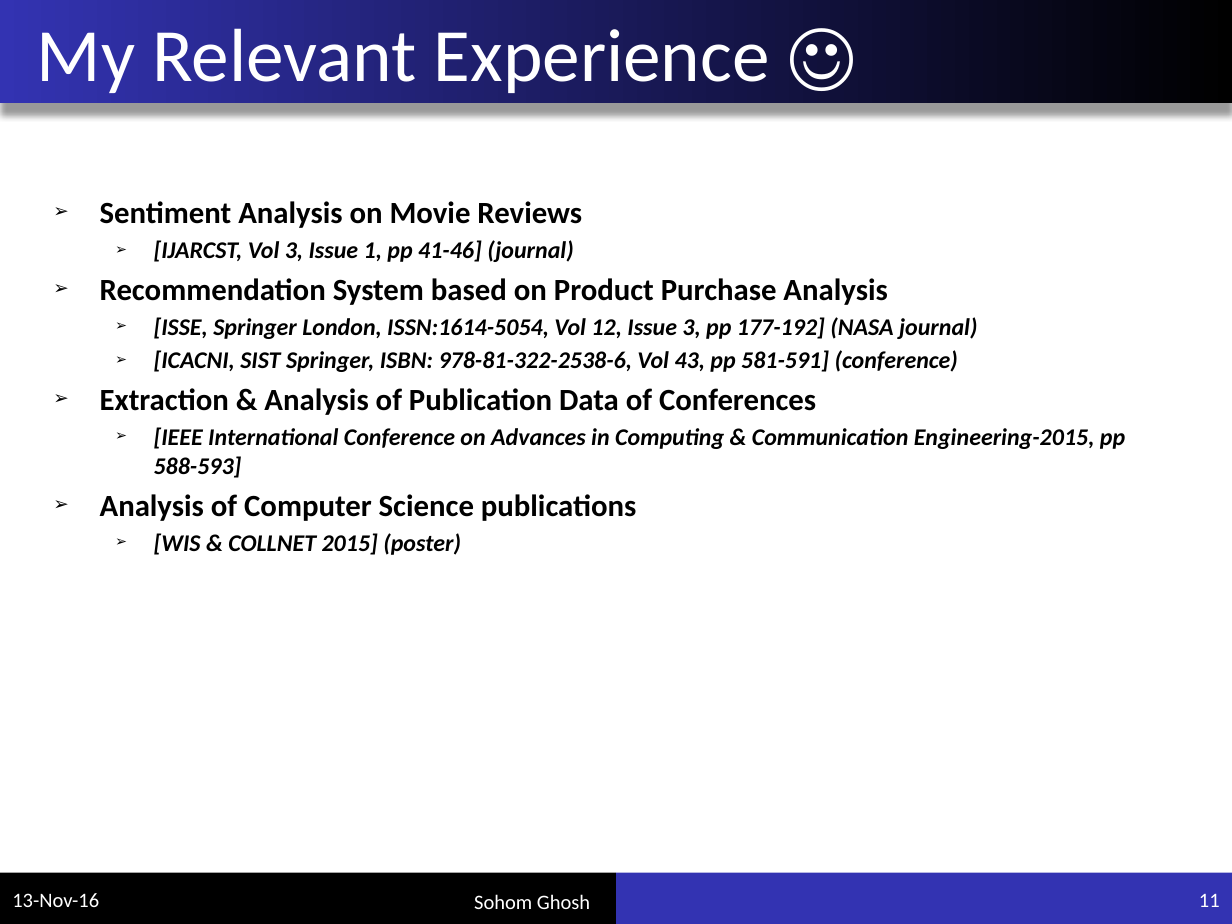
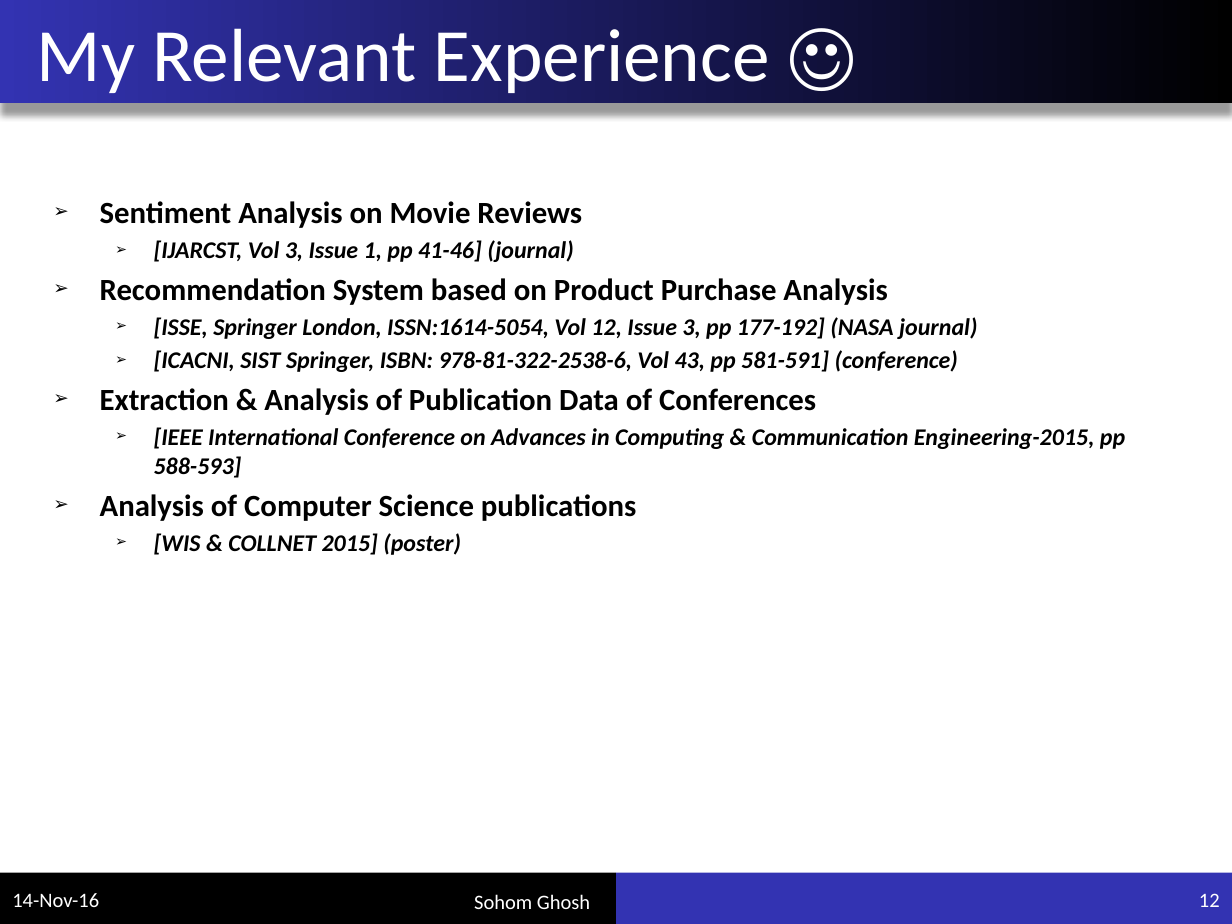
Before and after one commit to sohomghosh/company_clustering, a slide deck: slide 12 of presentation.pptx (slide 11 before the commit). Drawn at 1232x924 pixels with LibreOffice and Linux fonts; fonts in the diff are those of the drawing. Boxes give left, top, right and bottom in pixels: in the first picture for what was removed or moved away, otherwise in the second. Text is boxed around its words. In the diff, an @@ line names an element or a change of style, - is before the commit and + after.

```diff
--- a/presentation.pptx
+++ b/presentation.pptx
@@ text at bbox=[12, 893, 99, 907]: text changed @@
-13-Nov-16
+14-Nov-16
@@ page number at bbox=[1199, 893, 1220, 907]: text changed @@
-11
+12
```
Also in this commit, not shown: 12 other slides changed, 1 slide added, 1 other file.
